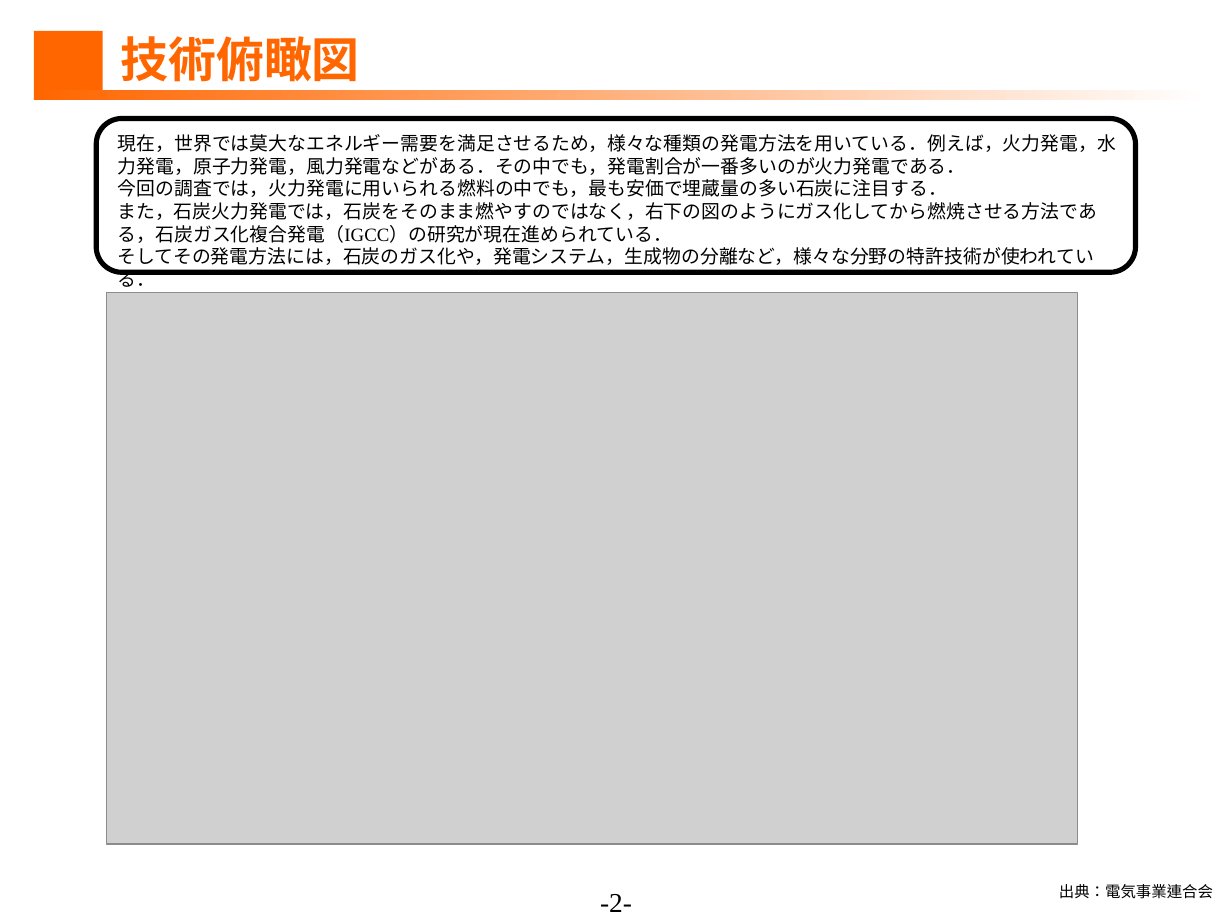
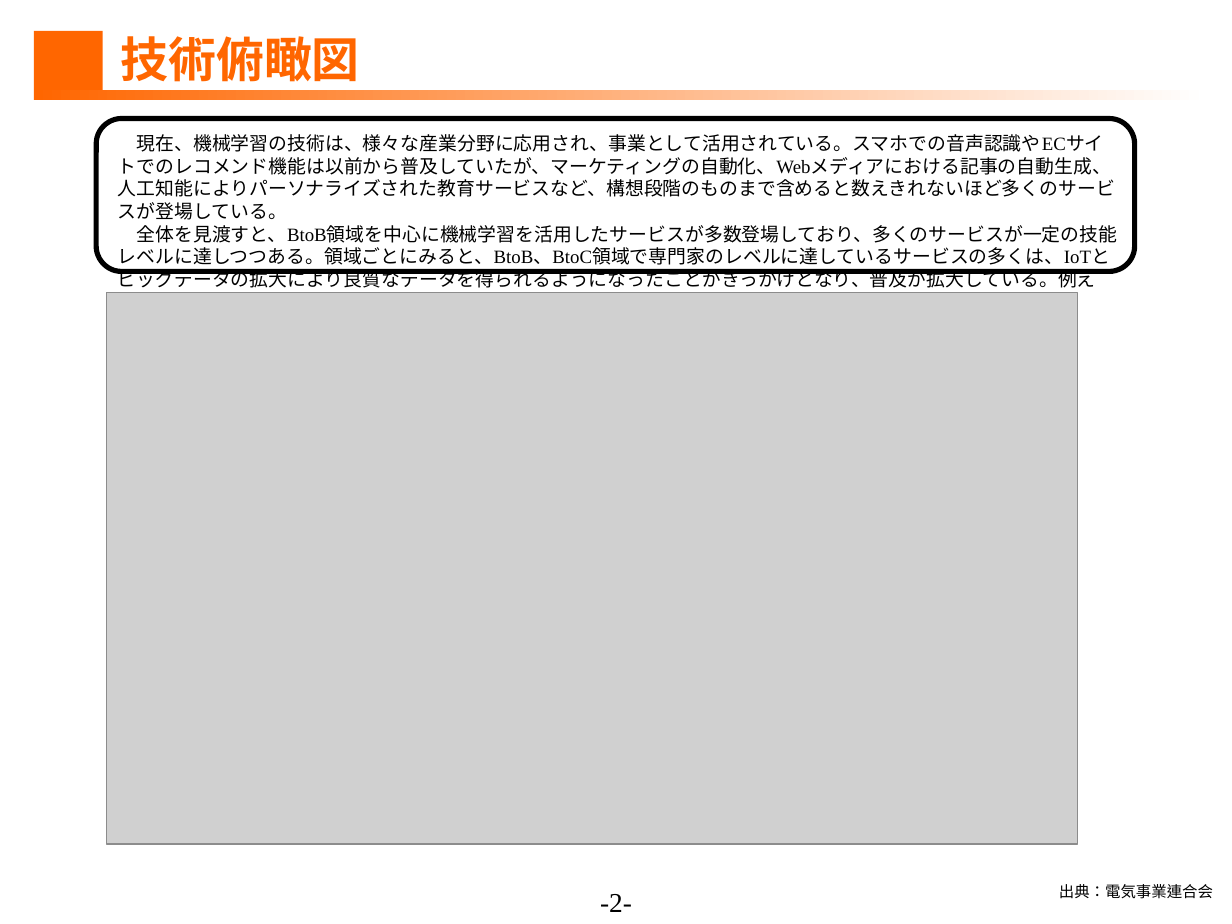
Before and after one commit to ShuDiamonds/JapanesePatentAnalysis, a slide deck: slide 2 of submissions/1.調査分析.ppt. Drawn at 1232x924 pixels with LibreOffice and Linux fonts; fonts in the diff are those of the drawing; grey boxes stand for pictures. Boxes give left, top, right and bottom in pixels: in the first picture for what was removed or moved away, otherwise in the second. Text is boxed around its words. In the diff, an @@ line names an element or a change of style, - is before the commit and + after.

```diff
--- a/submissions/1.調査分析.ppt
+++ b/submissions/1.調査分析.ppt
@@ text at (x1=118, y1=134, x2=1118, y2=314): text changed @@
-現在，世界では莫大なエネルギー需要を満足させるため，様々な種類の発電方法を用いている．例えば，火力発電，水力発電，原子力発電，風力発電などがある．その中でも，発電割合が一番多いのが火力発電である．
-今回の調査では，火力発電に用いられる燃料の中でも，最も安価で埋蔵量の多い石炭に注目する．
-また，石炭火力発電では，石炭をそのまま燃やすのではなく，右下の図のようにガス化してから燃焼させる方法である，石炭ガス化複合発電（IGCC）の研究が現在進められている．
-そしてその発電方法には，石炭のガス化や，発電システム，生成物の分離など，様々な分野の特許技術が使われている．
+現在、機械学習の技術は、様々な産業分野に応用され、事業として活用されている。スマホでの音声認識やECサイトでのレコメンド機能は以前から普及していたが、マーケティングの自動化、Webメディアにおける記事の自動生成、人工知能によりパーソナライズされた教育サービスなど、構想段階のものまで含めると数えきれないほど多くのサービスが登場している。
+全体を見渡すと、BtoB領域を中心に機械学習を活用したサービスが多数登場しており、多くのサービスが一定の技能レベルに達しつつある。領域ごとにみると、BtoB、BtoC領域で専門家のレベルに達しているサービスの多くは、IoTとビッグデータの拡大により良質なデータを得られるようになったことがきっかけとなり、普及が拡大している。例えば、Web上でデータが取得しやすい広告領域や必要なデータを比較的集めやすい金融・農業・医療などの領域である。
```
Also in this commit, not shown: 4 other slides changed, 1 slide added, 1 slide removed, 5 other files.
